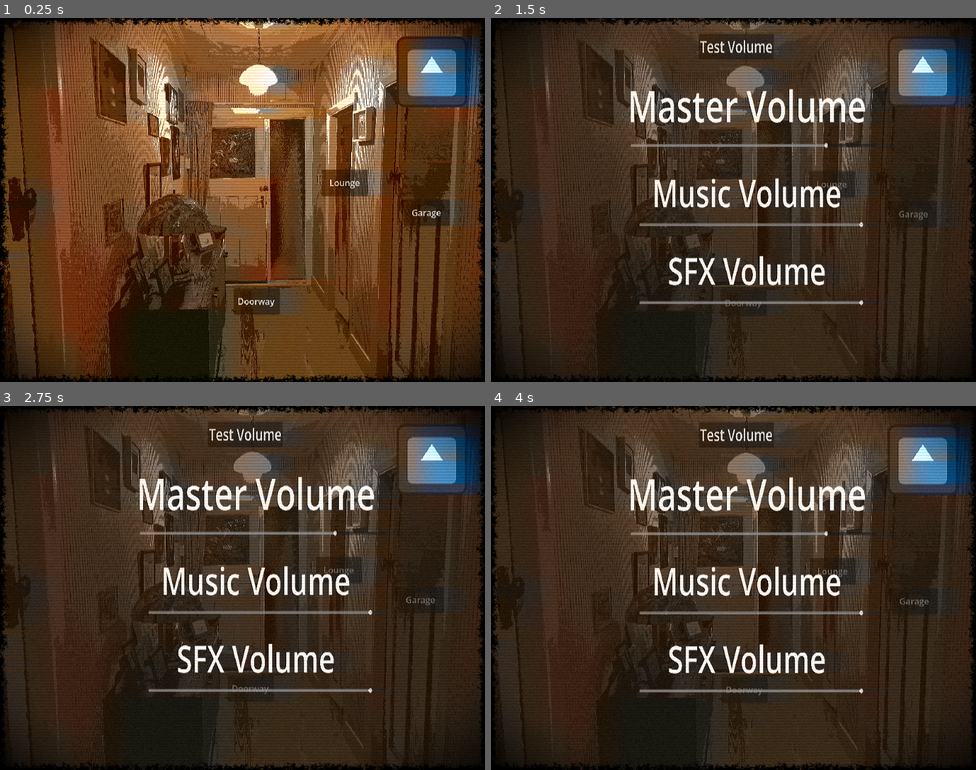
Above: before the commit, frames 1-4 (two rows, left to right).
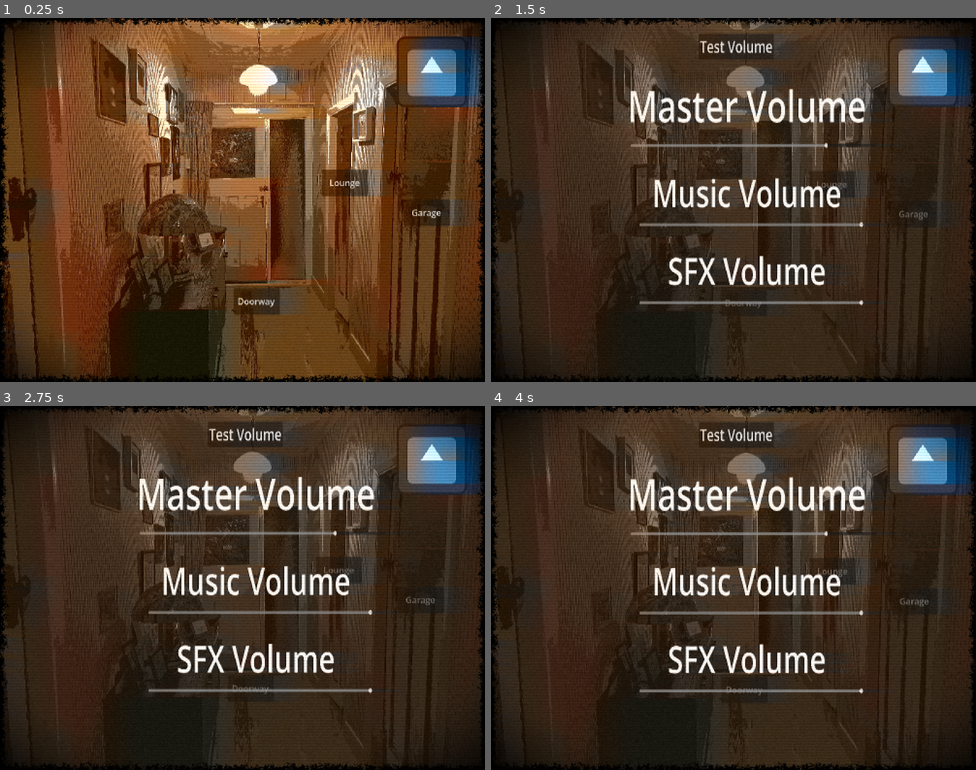
Above: after the commit, the same moments.

Repository: howarja/Vampire-Game
Game: Godot game, scene res://scenes/startScene.tscn
Two runs of this game, one before a commit and one after it. Both use one fixed random seed, a clock stepped at 60 frames per second and the inputs below. This scene is started directly instead of the project's main scene. The engine's default icon, where the game draws it, is replaced by a stand-in: a white triangle on a blue panel in a dark square.
Inputs (mouse positions are in pixels of both pictures, inside the frame that each line leads up to):
- Up to frame 1 (0.25 s): no input
- Up to frame 2 (1.5 s): click (922, 72) at 0.5 s; click "Lounge" at 1.25 s
- Up to frame 3 (2.75 s): click "Garage" at 2 s
- Up to frame 4 (4 s): click "Doorway" at 2.75 s; click "Lounge" at 3.5 s

The runs differ from the first frame. In frame 1, 8.4% of the frame differs, in the area x 0-100%, y 0-100%; in frame 2, 2.7%; in frame 3, 2.8%; in frame 4, 2.8%.

Commit message:
fixed main scene

Diff:
--- a/Characters/Batman.tres
+++ b/Characters/Batman.tres
@@ -1,7 +1,7 @@
 [gd_resource type="Resource" script_class="character" format=3 uid="uid://d1puh0w3c3eav"]
 
-[ext_resource type="Script" uid="uid://bsj2rcs7yvbxy" path="res://Scripts/question.gd" id="2_e5hkb"]
-[ext_resource type="Script" uid="uid://byskr8hlcn2vi" path="res://Scripts/character.gd" id="3_0e0cs"]
+[ext_resource type="Script" uid="uid://bsj2rcs7yvbxy" path="res://scripts/question.gd" id="2_e5hkb"]
+[ext_resource type="Script" uid="uid://byskr8hlcn2vi" path="res://scripts/character.gd" id="3_0e0cs"]
 
 [sub_resource type="Resource" id="Resource_wimtb"]
 script = ExtResource("2_e5hkb")
--- a/Characters/BillyBobbyJr.tres
+++ b/Characters/BillyBobbyJr.tres
@@ -1,7 +1,7 @@
 [gd_resource type="Resource" script_class="character" format=3 uid="uid://ddhh8vijouf8k"]
 
-[ext_resource type="Script" uid="uid://bsj2rcs7yvbxy" path="res://Scripts/question.gd" id="2_8qroq"]
-[ext_resource type="Script" uid="uid://byskr8hlcn2vi" path="res://Scripts/character.gd" id="3_0245l"]
+[ext_resource type="Script" uid="uid://bsj2rcs7yvbxy" path="res://scripts/question.gd" id="2_8qroq"]
+[ext_resource type="Script" uid="uid://byskr8hlcn2vi" path="res://scripts/character.gd" id="3_0245l"]
 
 [sub_resource type="Resource" id="Resource_wimtb"]
 script = ExtResource("2_8qroq")
--- a/Characters/BrunhildeStone.tres
+++ b/Characters/BrunhildeStone.tres
@@ -1,7 +1,7 @@
 [gd_resource type="Resource" script_class="character" format=3 uid="uid://bdsbbiwnswj2h"]
 
-[ext_resource type="Script" uid="uid://bsj2rcs7yvbxy" path="res://Scripts/question.gd" id="2_oj37w"]
-[ext_resource type="Script" uid="uid://byskr8hlcn2vi" path="res://Scripts/character.gd" id="3_yvvos"]
+[ext_resource type="Script" uid="uid://bsj2rcs7yvbxy" path="res://scripts/question.gd" id="2_oj37w"]
+[ext_resource type="Script" uid="uid://byskr8hlcn2vi" path="res://scripts/character.gd" id="3_yvvos"]
 
 [sub_resource type="Resource" id="Resource_wimtb"]
 script = ExtResource("2_oj37w")
--- a/Characters/CharlieCholick.tres
+++ b/Characters/CharlieCholick.tres
@@ -1,7 +1,7 @@
 [gd_resource type="Resource" script_class="character" format=3 uid="uid://6rs41l7f52yk"]
 
-[ext_resource type="Script" uid="uid://bsj2rcs7yvbxy" path="res://Scripts/question.gd" id="1_b38vs"]
-[ext_resource type="Script" uid="uid://byskr8hlcn2vi" path="res://Scripts/character.gd" id="2_0ot8i"]
+[ext_resource type="Script" uid="uid://bsj2rcs7yvbxy" path="res://scripts/question.gd" id="1_b38vs"]
+[ext_resource type="Script" uid="uid://byskr8hlcn2vi" path="res://scripts/character.gd" id="2_0ot8i"]
 
 [sub_resource type="Resource" id="Resource_wimtb"]
 script = ExtResource("1_b38vs")
--- a/Characters/Elizabeth Fisher.tres
+++ b/Characters/Elizabeth Fisher.tres
@@ -1,7 +1,7 @@
 [gd_resource type="Resource" script_class="character" format=3 uid="uid://c0rssvdil1e7u"]
 
-[ext_resource type="Script" uid="uid://bsj2rcs7yvbxy" path="res://Scripts/question.gd" id="1_ne6w6"]
-[ext_resource type="Script" uid="uid://byskr8hlcn2vi" path="res://Scripts/character.gd" id="2_c36fj"]
+[ext_resource type="Script" uid="uid://bsj2rcs7yvbxy" path="res://scripts/question.gd" id="1_ne6w6"]
+[ext_resource type="Script" uid="uid://byskr8hlcn2vi" path="res://scripts/character.gd" id="2_c36fj"]
 
 [sub_resource type="Resource" id="Resource_wimtb"]
 script = ExtResource("1_ne6w6")
--- a/Characters/HarveyJr.tres
+++ b/Characters/HarveyJr.tres
@@ -1,7 +1,7 @@
 [gd_resource type="Resource" script_class="character" format=3 uid="uid://s6pp01nkvhg0"]
 
-[ext_resource type="Script" uid="uid://bsj2rcs7yvbxy" path="res://Scripts/question.gd" id="2_qfs7x"]
-[ext_resource type="Script" uid="uid://byskr8hlcn2vi" path="res://Scripts/character.gd" id="3_r18tx"]
+[ext_resource type="Script" uid="uid://bsj2rcs7yvbxy" path="res://scripts/question.gd" id="2_qfs7x"]
+[ext_resource type="Script" uid="uid://byskr8hlcn2vi" path="res://scripts/character.gd" id="3_r18tx"]
 
 [sub_resource type="Resource" id="Resource_wimtb"]
 script = ExtResource("2_qfs7x")
--- a/Characters/HughMan.tres
+++ b/Characters/HughMan.tres
@@ -1,7 +1,7 @@
 [gd_resource type="Resource" script_class="character" format=3 uid="uid://bkdcwsj8eieqp"]
 
-[ext_resource type="Script" uid="uid://bsj2rcs7yvbxy" path="res://Scripts/question.gd" id="2_ajy50"]
-[ext_resource type="Script" uid="uid://byskr8hlcn2vi" path="res://Scripts/character.gd" id="3_q86ko"]
+[ext_resource type="Script" uid="uid://bsj2rcs7yvbxy" path="res://scripts/question.gd" id="2_ajy50"]
+[ext_resource type="Script" uid="uid://byskr8hlcn2vi" path="res://scripts/character.gd" id="3_q86ko"]
 
 [sub_resource type="Resource" id="Resource_wimtb"]
 script = ExtResource("2_ajy50")
--- a/Characters/JefferyAndersonVampire.tres
+++ b/Characters/JefferyAndersonVampire.tres
@@ -1,7 +1,7 @@
 [gd_resource type="Resource" script_class="character" format=3 uid="uid://b4xlaq234u2cd"]
 
-[ext_resource type="Script" uid="uid://bsj2rcs7yvbxy" path="res://Scripts/question.gd" id="2_ooaof"]
-[ext_resource type="Script" uid="uid://byskr8hlcn2vi" path="res://Scripts/character.gd" id="3_0chsk"]
+[ext_resource type="Script" uid="uid://bsj2rcs7yvbxy" path="res://scripts/question.gd" id="2_ooaof"]
+[ext_resource type="Script" uid="uid://byskr8hlcn2vi" path="res://scripts/character.gd" id="3_0chsk"]
 
 [sub_resource type="Resource" id="Resource_wimtb"]
 script = ExtResource("2_ooaof")
--- a/Characters/JoeLemur.tres
+++ b/Characters/JoeLemur.tres
@@ -1,7 +1,7 @@
 [gd_resource type="Resource" script_class="character" format=3 uid="uid://btlgqcio47d5v"]
 
-[ext_resource type="Script" uid="uid://bsj2rcs7yvbxy" path="res://Scripts/question.gd" id="2_2fyne"]
-[ext_resource type="Script" uid="uid://byskr8hlcn2vi" path="res://Scripts/character.gd" id="3_spw87"]
+[ext_resource type="Script" uid="uid://bsj2rcs7yvbxy" path="res://scripts/question.gd" id="2_2fyne"]
+[ext_resource type="Script" uid="uid://byskr8hlcn2vi" path="res://scripts/character.gd" id="3_spw87"]
 
 [sub_resource type="Resource" id="Resource_wimtb"]
 script = ExtResource("2_2fyne")
--- a/Characters/MaxFredrickson.tres
+++ b/Characters/MaxFredrickson.tres
@@ -1,7 +1,7 @@
 [gd_resource type="Resource" script_class="character" format=3 uid="uid://danc5xfmors2x"]
 
-[ext_resource type="Script" uid="uid://bsj2rcs7yvbxy" path="res://Scripts/question.gd" id="2_uyyts"]
-[ext_resource type="Script" uid="uid://byskr8hlcn2vi" path="res://Scripts/character.gd" id="3_31eem"]
+[ext_resource type="Script" uid="uid://bsj2rcs7yvbxy" path="res://scripts/question.gd" id="2_uyyts"]
+[ext_resource type="Script" uid="uid://byskr8hlcn2vi" path="res://scripts/character.gd" id="3_31eem"]
 
 [sub_resource type="Resource" id="Resource_wimtb"]
 script = ExtResource("2_uyyts")
--- a/Characters/Mclovin.tres
+++ b/Characters/Mclovin.tres
@@ -1,7 +1,7 @@
 [gd_resource type="Resource" script_class="character" format=3 uid="uid://cnsh10eqjmluh"]
 
-[ext_resource type="Script" uid="uid://bsj2rcs7yvbxy" path="res://Scripts/question.gd" id="2_of7nf"]
-[ext_resource type="Script" uid="uid://byskr8hlcn2vi" path="res://Scripts/character.gd" id="3_p0y8t"]
+[ext_resource type="Script" uid="uid://bsj2rcs7yvbxy" path="res://scripts/question.gd" id="2_of7nf"]
+[ext_resource type="Script" uid="uid://byskr8hlcn2vi" path="res://scripts/character.gd" id="3_p0y8t"]
 
 [sub_resource type="Resource" id="Resource_wimtb"]
 script = ExtResource("2_of7nf")
--- a/Characters/MichaelSoul.tres
+++ b/Characters/MichaelSoul.tres
@@ -1,7 +1,7 @@
 [gd_resource type="Resource" script_class="character" format=3 uid="uid://cuggg4fxfk00n"]
 
-[ext_resource type="Script" uid="uid://bsj2rcs7yvbxy" path="res://Scripts/question.gd" id="2_ec5va"]
-[ext_resource type="Script" uid="uid://byskr8hlcn2vi" path="res://Scripts/character.gd" id="3_15hoe"]
+[ext_resource type="Script" uid="uid://bsj2rcs7yvbxy" path="res://scripts/question.gd" id="2_ec5va"]
+[ext_resource type="Script" uid="uid://byskr8hlcn2vi" path="res://scripts/character.gd" id="3_15hoe"]
 
 [sub_resource type="Resource" id="Resource_wimtb"]
 script = ExtResource("2_ec5va")
--- a/Characters/MorticiaCauldron.tres
+++ b/Characters/MorticiaCauldron.tres
@@ -1,7 +1,7 @@
 [gd_resource type="Resource" script_class="character" format=3 uid="uid://dx4cbp1fgq0vf"]
 
-[ext_resource type="Script" uid="uid://bsj2rcs7yvbxy" path="res://Scripts/question.gd" id="2_mvyiq"]
-[ext_resource type="Script" uid="uid://byskr8hlcn2vi" path="res://Scripts/character.gd" id="3_x757y"]
+[ext_resource type="Script" uid="uid://bsj2rcs7yvbxy" path="res://scripts/question.gd" id="2_mvyiq"]
+[ext_resource type="Script" uid="uid://byskr8hlcn2vi" path="res://scripts/character.gd" id="3_x757y"]
 
 [sub_resource type="Resource" id="Resource_wimtb"]
 script = ExtResource("2_mvyiq")
--- a/Characters/PeterDouglas.tres
+++ b/Characters/PeterDouglas.tres
@@ -1,7 +1,7 @@
 [gd_resource type="Resource" script_class="character" format=3 uid="uid://d10lxijgj1ybh"]
 
-[ext_resource type="Script" uid="uid://bsj2rcs7yvbxy" path="res://Scripts/question.gd" id="2_dgaj8"]
-[ext_resource type="Script" uid="uid://byskr8hlcn2vi" path="res://Scripts/character.gd" id="3_h4ynm"]
+[ext_resource type="Script" uid="uid://bsj2rcs7yvbxy" path="res://scripts/question.gd" id="2_dgaj8"]
+[ext_resource type="Script" uid="uid://byskr8hlcn2vi" path="res://scripts/character.gd" id="3_h4ynm"]
 
 [sub_resource type="Resource" id="Resource_wimtb"]
 script = ExtResource("2_dgaj8")
--- a/Characters/RatGod.tres
+++ b/Characters/RatGod.tres
@@ -1,7 +1,7 @@
 [gd_resource type="Resource" script_class="character" format=3 uid="uid://ca2bounl3hsv7"]
 
-[ext_resource type="Script" uid="uid://bsj2rcs7yvbxy" path="res://Scripts/question.gd" id="1_y821a"]
-[ext_resource type="Script" uid="uid://byskr8hlcn2vi" path="res://Scripts/character.gd" id="2_impvx"]
+[ext_resource type="Script" uid="uid://bsj2rcs7yvbxy" path="res://scripts/question.gd" id="1_y821a"]
+[ext_resource type="Script" uid="uid://byskr8hlcn2vi" path="res://scripts/character.gd" id="2_impvx"]
 
 [sub_resource type="Resource" id="Resource_wimtb"]
 script = ExtResource("1_y821a")
--- a/Characters/Sebastian Silvester.tres
+++ b/Characters/Sebastian Silvester.tres
@@ -1,7 +1,7 @@
 [gd_resource type="Resource" script_class="character" format=3 uid="uid://bsqrtayk62lfh"]
 
-[ext_resource type="Script" uid="uid://bsj2rcs7yvbxy" path="res://Scripts/question.gd" id="1_8i1ka"]
-[ext_resource type="Script" uid="uid://byskr8hlcn2vi" path="res://Scripts/character.gd" id="2_ooas5"]
+[ext_resource type="Script" uid="uid://bsj2rcs7yvbxy" path="res://scripts/question.gd" id="1_8i1ka"]
+[ext_resource type="Script" uid="uid://byskr8hlcn2vi" path="res://scripts/character.gd" id="2_ooas5"]
 
 [sub_resource type="Resource" id="Resource_wimtb"]
 script = ExtResource("1_8i1ka")
--- a/Characters/SimSoul.tres
+++ b/Characters/SimSoul.tres
@@ -1,7 +1,7 @@
 [gd_resource type="Resource" script_class="character" format=3 uid="uid://nyhgm7avmwdt"]
 
-[ext_resource type="Script" uid="uid://bsj2rcs7yvbxy" path="res://Scripts/question.gd" id="2_ohtyb"]
-[ext_resource type="Script" uid="uid://byskr8hlcn2vi" path="res://Scripts/character.gd" id="3_ejbln"]
+[ext_resource type="Script" uid="uid://bsj2rcs7yvbxy" path="res://scripts/question.gd" id="2_ohtyb"]
+[ext_resource type="Script" uid="uid://byskr8hlcn2vi" path="res://scripts/character.gd" id="3_ejbln"]
 
 [sub_resource type="Resource" id="Resource_wimtb"]
 script = ExtResource("2_ohtyb")
--- a/Characters/StarkBeever.tres
+++ b/Characters/StarkBeever.tres
@@ -1,7 +1,7 @@
 [gd_resource type="Resource" script_class="character" format=3 uid="uid://54st1ebshao6"]
 
-[ext_resource type="Script" uid="uid://bsj2rcs7yvbxy" path="res://Scripts/question.gd" id="1_gqtub"]
-[ext_resource type="Script" uid="uid://byskr8hlcn2vi" path="res://Scripts/character.gd" id="2_6qlb5"]
+[ext_resource type="Script" uid="uid://bsj2rcs7yvbxy" path="res://scripts/question.gd" id="1_gqtub"]
+[ext_resource type="Script" uid="uid://byskr8hlcn2vi" path="res://scripts/character.gd" id="2_6qlb5"]
 
 [sub_resource type="Resource" id="Resource_wimtb"]
 script = ExtResource("1_gqtub")
--- a/Characters/SteveDuobler.tres
+++ b/Characters/SteveDuobler.tres
@@ -1,7 +1,7 @@
 [gd_resource type="Resource" script_class="character" format=3 uid="uid://bkqhvg7bu3eo7"]
 
-[ext_resource type="Script" uid="uid://bsj2rcs7yvbxy" path="res://Scripts/question.gd" id="1_tr7q8"]
-[ext_resource type="Script" uid="uid://byskr8hlcn2vi" path="res://Scripts/character.gd" id="2_qm2a0"]
+[ext_resource type="Script" uid="uid://bsj2rcs7yvbxy" path="res://scripts/question.gd" id="1_tr7q8"]
+[ext_resource type="Script" uid="uid://byskr8hlcn2vi" path="res://scripts/character.gd" id="2_qm2a0"]
 
 [sub_resource type="Resource" id="Resource_wimtb"]
 script = ExtResource("1_tr7q8")
--- a/Characters/TimmyJimmy.tres
+++ b/Characters/TimmyJimmy.tres
@@ -1,7 +1,7 @@
 [gd_resource type="Resource" script_class="character" format=3 uid="uid://c2evxtplxk00u"]
 
-[ext_resource type="Script" uid="uid://bsj2rcs7yvbxy" path="res://Scripts/question.gd" id="2_himms"]
-[ext_resource type="Script" uid="uid://byskr8hlcn2vi" path="res://Scripts/character.gd" id="3_7gpwf"]
+[ext_resource type="Script" uid="uid://bsj2rcs7yvbxy" path="res://scripts/question.gd" id="2_himms"]
+[ext_resource type="Script" uid="uid://byskr8hlcn2vi" path="res://scripts/character.gd" id="3_7gpwf"]
 
 [sub_resource type="Resource" id="Resource_wimtb"]
 script = ExtResource("2_himms")
--- a/Characters/TuckerJacobs.tres
+++ b/Characters/TuckerJacobs.tres
@@ -1,7 +1,7 @@
 [gd_resource type="Resource" script_class="character" format=3 uid="uid://cokt4gkwlsj1i"]
 
-[ext_resource type="Script" uid="uid://bsj2rcs7yvbxy" path="res://Scripts/question.gd" id="2_p5ogu"]
-[ext_resource type="Script" uid="uid://byskr8hlcn2vi" path="res://Scripts/character.gd" id="3_tpb0d"]
+[ext_resource type="Script" uid="uid://bsj2rcs7yvbxy" path="res://scripts/question.gd" id="2_p5ogu"]
+[ext_resource type="Script" uid="uid://byskr8hlcn2vi" path="res://scripts/character.gd" id="3_tpb0d"]
 
 [sub_resource type="Resource" id="Resource_wimtb"]
 script = ExtResource("2_p5ogu")
--- a/Characters/VonPier.tres
+++ b/Characters/VonPier.tres
@@ -1,7 +1,7 @@
 [gd_resource type="Resource" script_class="character" format=3 uid="uid://cln0iwyoodaps"]
 
-[ext_resource type="Script" uid="uid://bsj2rcs7yvbxy" path="res://Scripts/question.gd" id="2_xqmih"]
-[ext_resource type="Script" uid="uid://byskr8hlcn2vi" path="res://Scripts/character.gd" id="3_c8vdo"]
+[ext_resource type="Script" uid="uid://bsj2rcs7yvbxy" path="res://scripts/question.gd" id="2_xqmih"]
+[ext_resource type="Script" uid="uid://byskr8hlcn2vi" path="res://scripts/character.gd" id="3_c8vdo"]
 
 [sub_resource type="Resource" id="Resource_wimtb"]
 script = ExtResource("2_xqmih")
--- a/Characters/WilliamGreaves.tres
+++ b/Characters/WilliamGreaves.tres
@@ -1,7 +1,7 @@
 [gd_resource type="Resource" script_class="character" format=3 uid="uid://bhpiqqonswruq"]
 
-[ext_resource type="Script" uid="uid://bsj2rcs7yvbxy" path="res://Scripts/question.gd" id="2_q610j"]
-[ext_resource type="Script" uid="uid://byskr8hlcn2vi" path="res://Scripts/character.gd" id="3_l2is1"]
+[ext_resource type="Script" uid="uid://bsj2rcs7yvbxy" path="res://scripts/question.gd" id="2_q610j"]
+[ext_resource type="Script" uid="uid://byskr8hlcn2vi" path="res://scripts/character.gd" id="3_l2is1"]
 
 [sub_resource type="Resource" id="Resource_wimtb"]
 script = ExtResource("2_q610j")
--- a/Materials/pixelate.tres
+++ b/Materials/pixelate.tres
@@ -4,4 +4,4 @@
 
 [resource]
 shader = ExtResource("1_lmpci")
-shader_parameter/pixel_size = 3.0000000298024
+shader_parameter/pixel_size = 2.0000000149012003
--- a/scenes/startScene.tscn
+++ b/scenes/startScene.tscn
@@ -1,42 +1,42 @@
 [gd_scene format=3 uid="uid://gpedpgp5hk8i"]
 
-[ext_resource type="Script" uid="uid://dberhdml3xlet" path="res://Scripts/conversation_manager.gd" id="1_rq48i"]
+[ext_resource type="Script" uid="uid://dberhdml3xlet" path="res://scripts/conversation_manager.gd" id="1_rq48i"]
 [ext_resource type="Resource" uid="uid://2uxnklpvd2gy" path="res://Characters/CountDown.tres" id="2_1ljrl"]
 [ext_resource type="AudioStream" uid="uid://dljpxhvysohf1" path="res://music/Jingle time.wav" id="2_v3w6o"]
-[ext_resource type="Script" uid="uid://bndg1f3jq34l3" path="res://Scripts/textGiver.gd" id="2_yagjw"]
-[ext_resource type="Script" uid="uid://btva2ox1ockyg" path="res://Scripts/interactable_character.gd" id="3_ip4ey"]
-[ext_resource type="Script" uid="uid://b7d02u7xi35qp" path="res://Scripts/movement_button.gd" id="3_jmrrm"]
+[ext_resource type="Script" uid="uid://bndg1f3jq34l3" path="res://scripts/textGiver.gd" id="2_yagjw"]
+[ext_resource type="Script" uid="uid://btva2ox1ockyg" path="res://scripts/interactable_character.gd" id="3_ip4ey"]
+[ext_resource type="Script" uid="uid://b7d02u7xi35qp" path="res://scripts/movement_button.gd" id="3_jmrrm"]
 [ext_resource type="Texture2D" uid="uid://b3wousrl8g8s5" path="res://icon.svg" id="4_1h7fw"]
 [ext_resource type="Texture2D" uid="uid://cjgwsjboawlj2" path="res://Sprites/areas/Outside.png" id="4_qlfe6"]
 [ext_resource type="Texture2D" uid="uid://b85cn7tf2bm3j" path="res://Sprites/areas/Lounge.png" id="4_vj0vq"]
-[ext_resource type="Script" uid="uid://dgg3qst63mw2m" path="res://Scripts/player_manager.gd" id="5_qlfe6"]
+[ext_resource type="Script" uid="uid://dgg3qst63mw2m" path="res://scripts/player_manager.gd" id="5_qlfe6"]
 [ext_resource type="Resource" uid="uid://6rs41l7f52yk" path="res://Characters/CharlieCholick.tres" id="5_wbdqt"]
 [ext_resource type="Texture2D" uid="uid://qlfdpkrwrf" path="res://Sprites/areas/UnderGround.png" id="6_avnbb"]
 [ext_resource type="Resource" uid="uid://bkqhvg7bu3eo7" path="res://Characters/SteveDuobler.tres" id="6_judpu"]
 [ext_resource type="PackedScene" uid="uid://llqh6vgtk77" path="res://scenes/settings.tscn" id="7_jmrrm"]
 [ext_resource type="Resource" uid="uid://cokt4gkwlsj1i" path="res://Characters/TuckerJacobs.tres" id="7_x3tw5"]
 [ext_resource type="Shader" uid="uid://bcfj11konudyk" path="res://shaders/fisheye.gdshader" id="8_2l27o"]
-[ext_resource type="Script" uid="uid://dp7tlannev5hr" path="res://Scripts/room.gd" id="8_f32hw"]
+[ext_resource type="Script" uid="uid://dp7tlannev5hr" path="res://scripts/room.gd" id="8_f32hw"]
 [ext_resource type="PackedScene" uid="uid://o5bvwg7bgbvg" path="res://scenes/vhs_filter_test.tscn" id="8_judpu"]
 [ext_resource type="Resource" uid="uid://d1puh0w3c3eav" path="res://Characters/Batman.tres" id="8_nlj8h"]
 [ext_resource type="Resource" uid="uid://cnsh10eqjmluh" path="res://Characters/Mclovin.tres" id="9_dya7i"]
-[ext_resource type="Script" uid="uid://bcpjncrq7w8e3" path="res://Scripts/peep_hole.gd" id="9_tjtsx"]
+[ext_resource type="Script" uid="uid://bcpjncrq7w8e3" path="res://scripts/peep_hole.gd" id="9_tjtsx"]
 [ext_resource type="Resource" uid="uid://bhpiqqonswruq" path="res://Characters/WilliamGreaves.tres" id="10_sussc"]
 [ext_resource type="Resource" uid="uid://nyhgm7avmwdt" path="res://Characters/SimSoul.tres" id="11_frb8m"]
 [ext_resource type="Material" uid="uid://caqmrlgvj6aca" path="res://Materials/fishEyePeephole.tres" id="12_0l8yg"]
 [ext_resource type="Texture2D" uid="uid://cfeeuq7fj2ixv" path="res://Sprites/areas/InsideGarage2.png" id="12_3h27y"]
-[ext_resource type="Script" uid="uid://syofd8amwhw8" path="res://Scripts/doorway_manager.gd" id="12_8yb6a"]
+[ext_resource type="Script" uid="uid://syofd8amwhw8" path="res://scripts/doorway_manager.gd" id="12_8yb6a"]
 [ext_resource type="Texture2D" uid="uid://dchyre33bh0lo" path="res://Sprites/areas/Insidehallway.png" id="12_ii36o"]
 [ext_resource type="Resource" uid="uid://cuggg4fxfk00n" path="res://Characters/MichaelSoul.tres" id="12_x6vsl"]
 [ext_resource type="Texture2D" uid="uid://djfjfvhgairv1" path="res://Sprites/areas/Doorway.png" id="13_kopt5"]
 [ext_resource type="Resource" uid="uid://54st1ebshao6" path="res://Characters/StarkBeever.tres" id="13_yhoku"]
 [ext_resource type="Resource" uid="uid://btlgqcio47d5v" path="res://Characters/JoeLemur.tres" id="14_03vgi"]
-[ext_resource type="Script" uid="uid://dep647b6vlno6" path="res://Scripts/character_manager.gd" id="14_jsjc1"]
+[ext_resource type="Script" uid="uid://dep647b6vlno6" path="res://scripts/character_manager.gd" id="14_jsjc1"]
 [ext_resource type="Resource" uid="uid://bkdcwsj8eieqp" path="res://Characters/HughMan.tres" id="15_0smob"]
-[ext_resource type="Script" uid="uid://byskr8hlcn2vi" path="res://Scripts/character.gd" id="15_tjtsx"]
+[ext_resource type="Script" uid="uid://byskr8hlcn2vi" path="res://scripts/character.gd" id="15_tjtsx"]
 [ext_resource type="Resource" uid="uid://d10lxijgj1ybh" path="res://Characters/PeterDouglas.tres" id="16_s8qox"]
 [ext_resource type="Resource" uid="uid://c2evxtplxk00u" path="res://Characters/TimmyJimmy.tres" id="17_jr8db"]
-[ext_resource type="Script" uid="uid://cldxtjjlmpc50" path="res://Scripts/ending.gd" id="18_3vjno"]
+[ext_resource type="Script" uid="uid://cldxtjjlmpc50" path="res://scripts/ending.gd" id="18_3vjno"]
 [ext_resource type="Resource" uid="uid://s6pp01nkvhg0" path="res://Characters/HarveyJr.tres" id="18_4qcbm"]
 [ext_resource type="Texture2D" uid="uid://y27g4y1o1qhu" path="res://Sprites/Vignete.png" id="18_c0cp5"]
 [ext_resource type="Resource" uid="uid://bsqrtayk62lfh" path="res://Characters/Sebastian Silvester.tres" id="19_kav1b"]
@@ -761,8 +761,10 @@
 offset_bottom = -335.0
 mouse_filter = 2
 
+[node name="BackBufferCopy" type="BackBufferCopy" parent="CanvasLayer/VHSfx" unique_id=203796283]
+copy_mode = 2
+
 [node name="Pixelate" parent="CanvasLayer/VHSfx" unique_id=127029814 instance=ExtResource("51_nlj8h")]
-visible = false
 layout_mode = 1
 offset_left = -48.333374
 offset_top = -83.0
